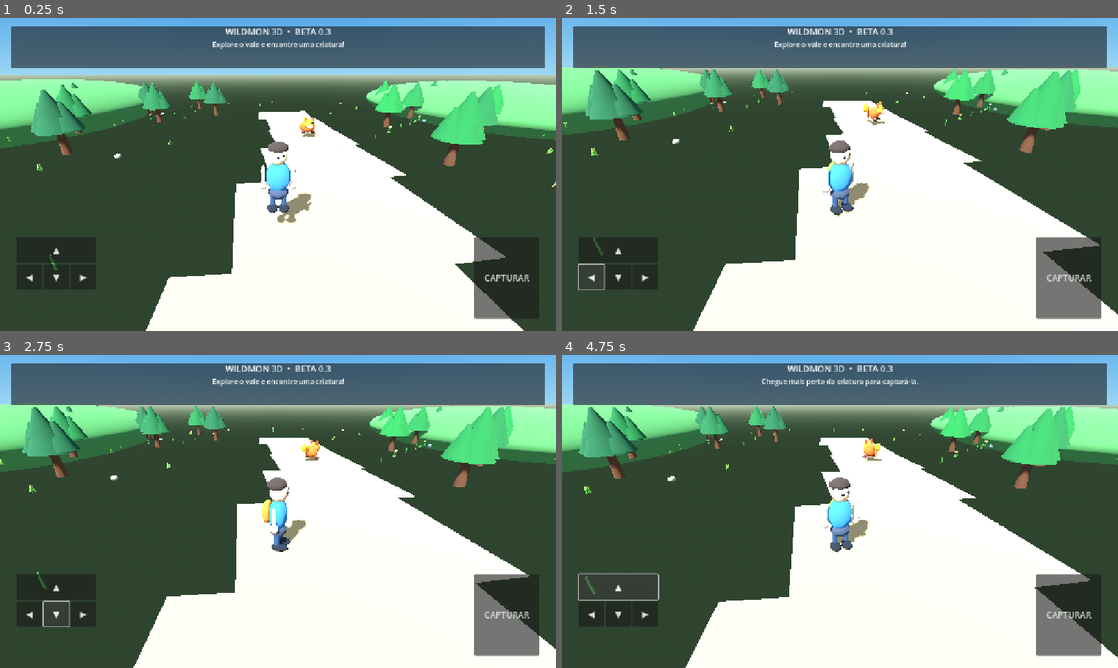
Above: before the commit, frames 1-4 (two rows, left to right).
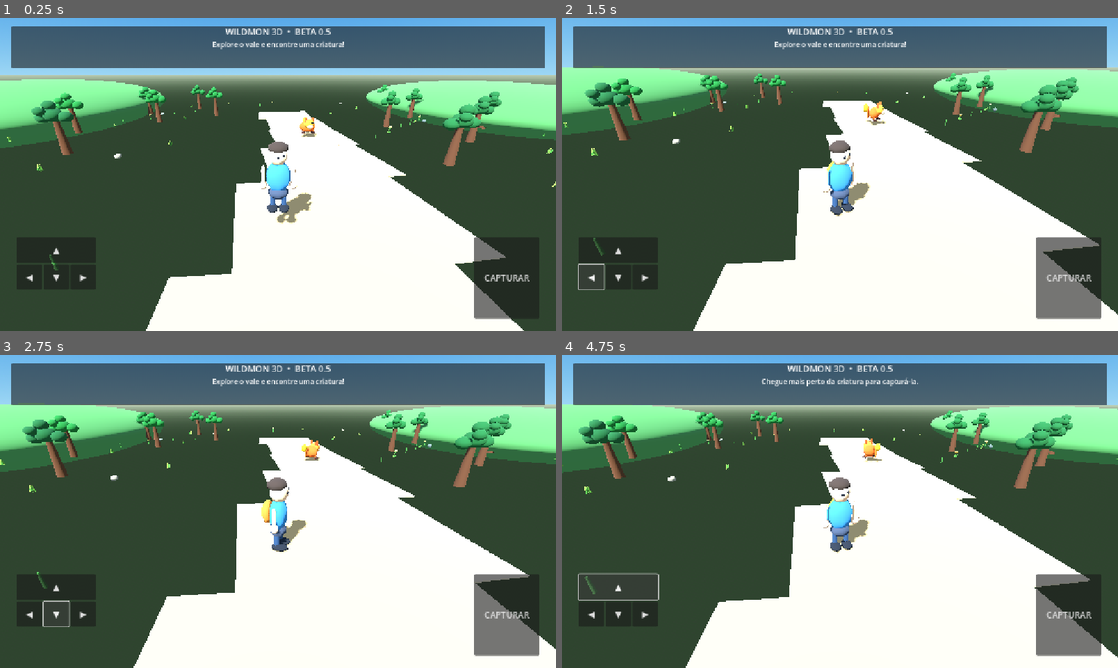
Above: after the commit, the same moments.

Repository: ealvim07-gif/wildmon-3d
Game: Godot game, scene res://scenes/main.tscn
Same seed, same stepped clock (60 frames per second), same inputs: the game is played once before the commit and once after it.
Inputs:
- Up to frame 1 (0.25 s): no input
- Up to frame 2 (1.5 s): click "▲" at 0.5 s; click "◀" at 1.25 s
- Up to frame 3 (2.75 s): click "▼" at 2 s
- Up to frame 4 (4.75 s): click "▶" at 2.75 s; click "CAPTURAR" at 3.5 s; click "▲" at 4.25 s

The runs differ from the first frame. In frame 1, 3.6% of the frame differs, in the area x 1-91%, y 3-45%; in frame 2, 3.9%; in frame 3, 3.8%; in frame 4, 3.9%, in the area x 3-93%, y 3-40%.

Commit message:
Build semi-realistic terrain and natural tree canopies for Beta 0.5

Diff:
--- a/scripts/game.gd
+++ b/scripts/game.gd
@@ -115,14 +115,7 @@
 	sun.directional_shadow_max_distance = 55.0
 	add_child(sun)
 
-	var ground := MeshInstance3D.new()
-	var ground_mesh := PlaneMesh.new()
-	ground_mesh.size = Vector2(76, 76)
-	ground.mesh = ground_mesh
-	ground.rotation.x = -PI / 2.0
-	ground.position.y = -0.12
-	ground.material_override = _mat(Color(0.29, 0.48, 0.25))
-	add_child(ground)
+	_build_terrain()
 	var ground_body := StaticBody3D.new()
 	ground_body.position.y = -0.32
 	add_child(ground_body)
@@ -188,6 +181,41 @@
 			continue
 		_add_grass_tuft(Vector3(gx, 0, gz), i)
 
+
+func _build_terrain() -> void:
+	# Malha de terreno com ondulações suaves e uma clareira central jogável.
+	var surface := SurfaceTool.new()
+	surface.begin(Mesh.PRIMITIVE_TRIANGLES)
+	var divisions := 64
+	var world_size := 76.0
+	for z in range(divisions):
+		for x in range(divisions):
+			var x0 := -world_size * 0.5 + world_size * float(x) / float(divisions)
+			var x1 := -world_size * 0.5 + world_size * float(x + 1) / float(divisions)
+			var z0 := -world_size * 0.5 + world_size * float(z) / float(divisions)
+			var z1 := -world_size * 0.5 + world_size * float(z + 1) / float(divisions)
+			var p00 := Vector3(x0, _terrain_height(x0, z0), z0)
+			var p10 := Vector3(x1, _terrain_height(x1, z0), z0)
+			var p01 := Vector3(x0, _terrain_height(x0, z1), z1)
+			var p11 := Vector3(x1, _terrain_height(x1, z1), z1)
+			surface.add_vertex(p00)
+			surface.add_vertex(p01)
+			surface.add_vertex(p10)
+			surface.add_vertex(p10)
+			surface.add_vertex(p01)
+			surface.add_vertex(p11)
+	surface.generate_normals()
+	var terrain := MeshInstance3D.new()
+	terrain.mesh = surface.commit()
+	terrain.material_override = _mat(Color(0.29, 0.46, 0.24))
+	add_child(terrain)
+
+func _terrain_height(x: float, z: float) -> float:
+	var edge_factor := clampf((maxf(absf(x), absf(z)) - 13.0) / 23.0, 0.0, 1.0)
+	var rolling := sin(x * 0.19 + z * 0.08) * 0.62 + cos(z * 0.17 - x * 0.06) * 0.48
+	var ridge_a := exp(-pow((x + 25.0) / 9.0, 2.0) - pow((z + 7.0) / 24.0, 2.0)) * 2.0
+	var ridge_b := exp(-pow((x - 27.0) / 10.0, 2.0) - pow((z - 8.0) / 22.0, 2.0)) * 1.7
+	return maxf(-0.08, (rolling + ridge_a + ridge_b) * edge_factor)
 
 func _add_rock(pos: Vector3, seed: int) -> void:
 	var rock := MeshInstance3D.new()
@@ -233,20 +261,23 @@
 	collision.shape = shape
 	body.add_child(collision)
 
+	var green_tone := 0.30 + float(abs(int(pos.x * 13.0 + pos.z * 7.0)) % 5) * 0.018
 	for crown_data in [
-		[Vector3(0, 2.65, 0), 1.15],
-		[Vector3(-0.58, 2.45, 0.08), 0.82],
-		[Vector3(0.58, 2.48, -0.10), 0.86],
-		[Vector3(0.05, 3.25, 0.12), 0.78]
+		[Vector3(0, 2.55, 0), 1.05],
+		[Vector3(-0.62, 2.38, 0.12), 0.78],
+		[Vector3(0.62, 2.42, -0.12), 0.82],
+		[Vector3(0.02, 3.12, 0.10), 0.72],
+		[Vector3(-0.28, 2.82, 0.55), 0.62]
 	]:
 		var crown := MeshInstance3D.new()
-		var crown_mesh := CylinderMesh.new()
-		crown_mesh.top_radius = 0.08
-		crown_mesh.bottom_radius = crown_data[1]
-		crown_mesh.height = crown_data[1] * 2.0
+		var crown_mesh := SphereMesh.new()
+		crown_mesh.radial_segments = 9
+		crown_mesh.rings = 6
 		crown.mesh = crown_mesh
 		crown.position = pos + crown_data[0]
-		crown.material_override = _mat(Color(0.13, 0.34 + float(int(pos.x * 10.0) % 3) * 0.025, 0.18))
+		var crown_size: float = crown_data[1]
+		crown.scale = Vector3(crown_size, crown_size * 0.82, crown_size)
+		crown.material_override = _mat(Color(0.12, green_tone, 0.16))
 		add_child(crown)
 
 func _add_plant(pos: Vector3, seed: int) -> void:
@@ -341,7 +372,7 @@
 	var vbox := VBoxContainer.new()
 	panel.add_child(vbox)
 	var title := Label.new()
-	title.text = "WILDMON 3D  •  BETA 0.3"
+	title.text = "WILDMON 3D  •  BETA 0.5"
 	title.horizontal_alignment = HORIZONTAL_ALIGNMENT_CENTER
 	title.add_theme_font_size_override("font_size", 20)
 	vbox.add_child(title)
